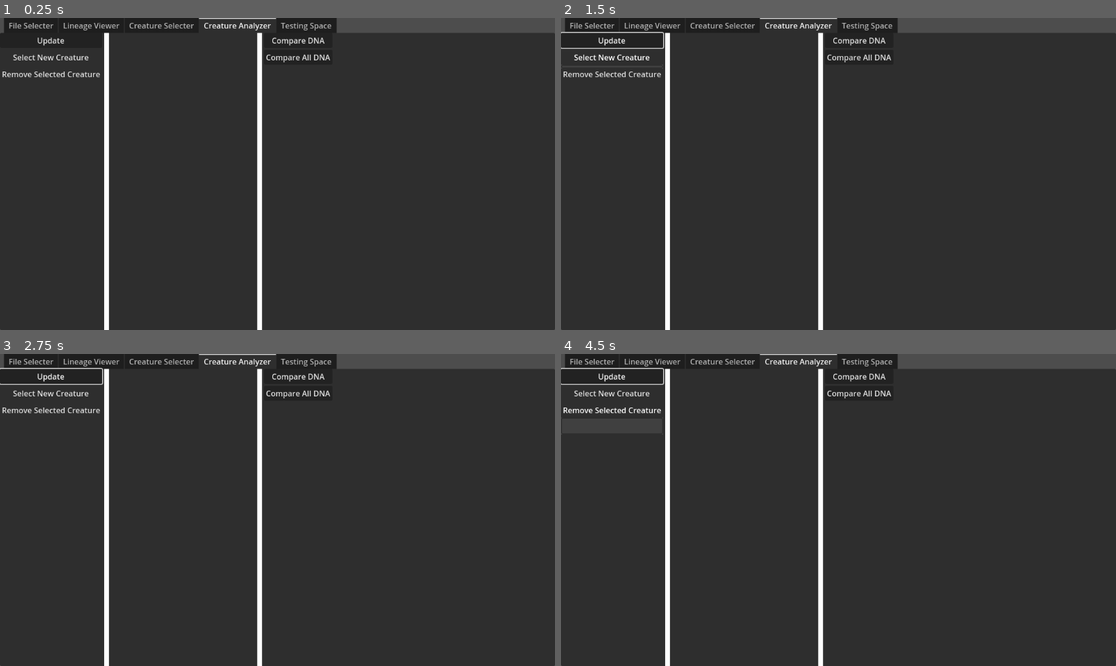
Above: before the commit, frames 1-4 (two rows, left to right).
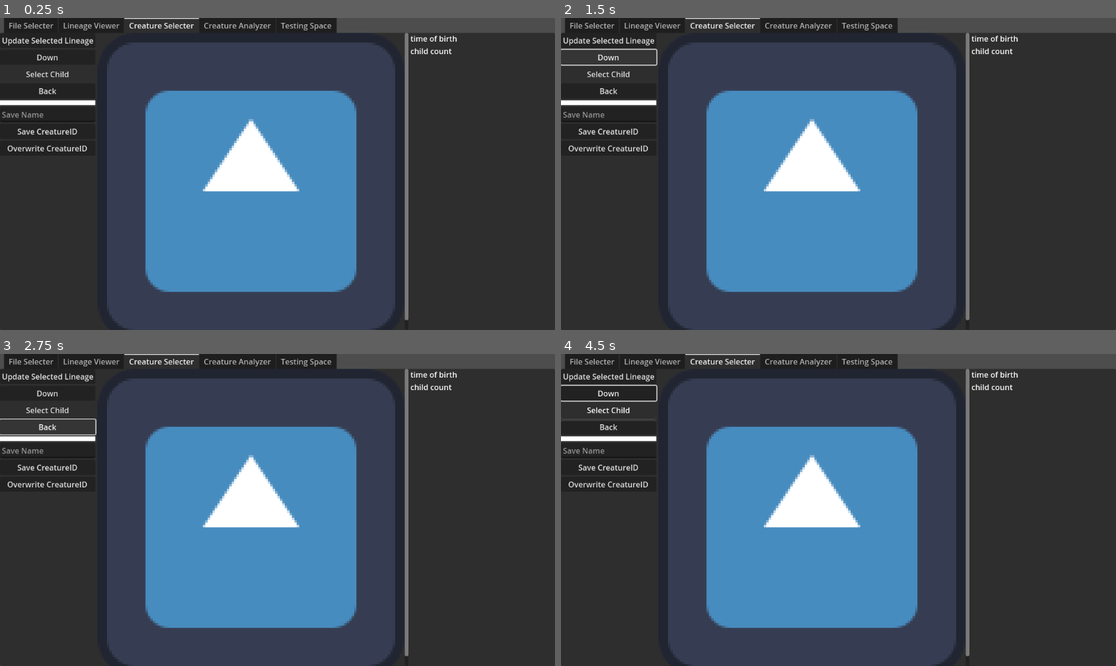
Above: after the commit, the same moments.

Repository: 06gusmog/Data-Viewer
Game: Godot game, scene res://root.tscn
The game is run twice, just before and just after one commit, with the same random seed, the same clock (stepped at 60 frames per second) and the same inputs. The engine's default icon, where the game draws it, is replaced by a stand-in: a white triangle on a blue panel in a dark square.
Inputs (mouse positions are in pixels of both pictures, inside the frame that each line leads up to):
- Up to frame 1 (0.25 s): no input
- Up to frame 2 (1.5 s): click "Update" (after the commit: "Update Selected Lineage") at 0.5 s; click (610, 58) at 1.25 s, where only the run after the commit has a clickable "Down"
- Up to frame 3 (2.75 s): click (49, 425) at 2 s, where only the run after the commit has a clickable "Back"
- Up to frame 4 (4.5 s): click (610, 394) at 2.75 s, where only the run before the commit has a clickable "Select New Creature"; click (610, 394) at 3.5 s, where only the run before the commit has a clickable "Select New Creature"; click (610, 410) at 4.25 s, where only the run before the commit has a clickable "Remove Selected Creature"

The runs differ from the first frame. In frame 1, 50% of the frame differs, in the area x 0-83%, y 0-100%; in frame 2, 51%; in frame 3, 51%; in frame 4, 51%.
Error after the commit: Invalid access to property or key '-1' on a base object of type 'Dictionary'. (res://Scripts/creature_viewer.gd:46)

Commit message:
Some miscellanious fixes and updates
Select creature 1 button, display time of birth in creature selector etc.

Diff:
--- a/simulation-data-viewer/Scripts/creature_viewer.gd
+++ b/simulation-data-viewer/Scripts/creature_viewer.gd
@@ -4,6 +4,7 @@
 @onready var root = $"../.."
 @onready var texture_rect = $"HBoxContainer/Lineage Preview/Godot Wizardry/TextureRect"
 @onready var save_name = $"HBoxContainer/Control Panel/Save Name"
+@onready var info_label = $"HBoxContainer/Info/Info Label"
 
 var local_root = '-1'
 var popup
@@ -11,6 +12,13 @@
 func _ready() -> void:
 	popup = child_selector.get_popup()
 	popup.index_pressed.connect(_on_select_current_child_button_down)
+
+func update_info():
+	var c = root.get_creature(local_root)
+	info_label.text = "
+	Time Of Birth: {0}
+	Child Count: {1}
+	".format([c[2], len(c[1])])
 
 func _on_update_button_down():
 	if root.loaded_lineage == {}:
@@ -22,6 +30,7 @@
 	popup.clear()
 	for x in range(len(root.loaded_lineage[local_root][1])):
 		popup.add_item(str(x+1))
+	update_info()
 
 func _on_select_current_child_button_down(i):
 	var iID = root.loaded_lineage[local_root][1][i]
@@ -31,6 +40,14 @@
 	popup.clear()
 	for x in range(len(root.loaded_lineage[local_root][1])):
 		popup.add_item(str(x+1))
+	update_info()
+
+func _on_down_button_button_down():
+	if len(root.loaded_lineage[local_root][1]) == 0:
+		print('Bottom reached')
+		return
+	_on_select_current_child_button_down(0)
+
 
 func _on_back_button_down():
 	if local_root == root.loaded_root:
@@ -42,6 +59,7 @@
 	popup.clear()
 	for x in range(len(root.loaded_lineage[local_root][1])):
 		popup.add_item(str(x+1))
+	update_info()
 
 func _on_save_creature_button_down():
 	if save_name.text == '':
@@ -60,6 +78,7 @@
 		print('Creature is not saved under this name! Please select a new name or click save!')
 		return
 	root.saved_creatures[save_name.text] = local_root
+
 
 
 func get_image(creatureID: String):
--- a/simulation-data-viewer/Scripts/root.gd
+++ b/simulation-data-viewer/Scripts/root.gd
@@ -111,7 +111,8 @@
 		long = str_to_var(var_to_str(c1))
 	var best_score = 0.0
 	var best_test = short
-	for x in range(len(long) - len(short)):
+	for x in range(2):
+		best_test = short
 		for i in range(len(short) +1):
 			var test_DNA = str_to_var(var_to_str(short))
 			test_DNA.insert(i, 'Blank')
@@ -120,6 +121,15 @@
 				best_test = test_DNA
 				best_score = score
 		short = best_test
+		best_test = long
+		for i in range(len(long) +1):
+			var test_DNA = str_to_var(var_to_str(long))
+			test_DNA.insert(i, 'Blank')
+			var score = basic_match_DNA(test_DNA, short)
+			if score > best_score:
+				best_test = test_DNA
+				best_score = score
+		long = best_test
 	return basic_match_DNA(short, long)
 
 func get_relative_lineage(creatureID):
--- a/simulation-data-viewer/root.tscn
+++ b/simulation-data-viewer/root.tscn
@@ -26,7 +26,7 @@
 anchor_bottom = 1.0
 grow_horizontal = 2
 grow_vertical = 2
-current_tab = 3
+current_tab = 2
 
 [node name="File Selecter" type="HBoxContainer" parent="Tools"]
 visible = false
@@ -112,7 +112,6 @@
 expand_mode = 5
 
 [node name="Creature Selecter" type="HBoxContainer" parent="Tools"]
-visible = false
 layout_mode = 2
 script = ExtResource("5_ttm4g")
 metadata/_tab_index = 2
@@ -128,6 +127,10 @@
 layout_mode = 2
 text = "Update Selected Lineage"
 
+[node name="Down Button" type="Button" parent="Tools/Creature Selecter/HBoxContainer/Control Panel"]
+layout_mode = 2
+text = "Down"
+
 [node name="Child Selector" type="MenuButton" parent="Tools/Creature Selecter/HBoxContainer/Control Panel"]
 layout_mode = 2
 text = "Select Child
@@ -169,7 +172,17 @@
 texture = ExtResource("5_uay0o")
 expand_mode = 5
 
+[node name="Info" type="VBoxContainer" parent="Tools/Creature Selecter/HBoxContainer"]
+custom_minimum_size = Vector2(300, 0)
+layout_mode = 2
+
+[node name="Info Label" type="Label" parent="Tools/Creature Selecter/HBoxContainer/Info"]
+layout_mode = 2
+text = "time of birth
+child count"
+
 [node name="Creature Analyzer" type="HBoxContainer" parent="Tools"]
+visible = false
 layout_mode = 2
 script = ExtResource("6_5hl30")
 metadata/_tab_index = 3
@@ -236,6 +249,7 @@
 [connection signal="button_down" from="Tools/Lineage Viewer/Button Panel/Draw Depth" to="Tools/Lineage Viewer" method="_on_draw_depth"]
 [connection signal="button_down" from="Tools/Lineage Viewer/Button Panel/Download" to="Tools/Lineage Viewer" method="_on_download_button_down"]
 [connection signal="button_down" from="Tools/Creature Selecter/HBoxContainer/Control Panel/Update" to="Tools/Creature Selecter" method="_on_update_button_down"]
+[connection signal="button_down" from="Tools/Creature Selecter/HBoxContainer/Control Panel/Down Button" to="Tools/Creature Selecter" method="_on_down_button_button_down"]
 [connection signal="button_down" from="Tools/Creature Selecter/HBoxContainer/Control Panel/Back" to="Tools/Creature Selecter" method="_on_back_button_down"]
 [connection signal="button_down" from="Tools/Creature Selecter/HBoxContainer/Control Panel/Save Creature" to="Tools/Creature Selecter" method="_on_save_creature_button_down"]
 [connection signal="button_down" from="Tools/Creature Selecter/HBoxContainer/Control Panel/Overwrite Creature" to="Tools/Creature Selecter" method="_on_overwrite_creature_button_down"]
